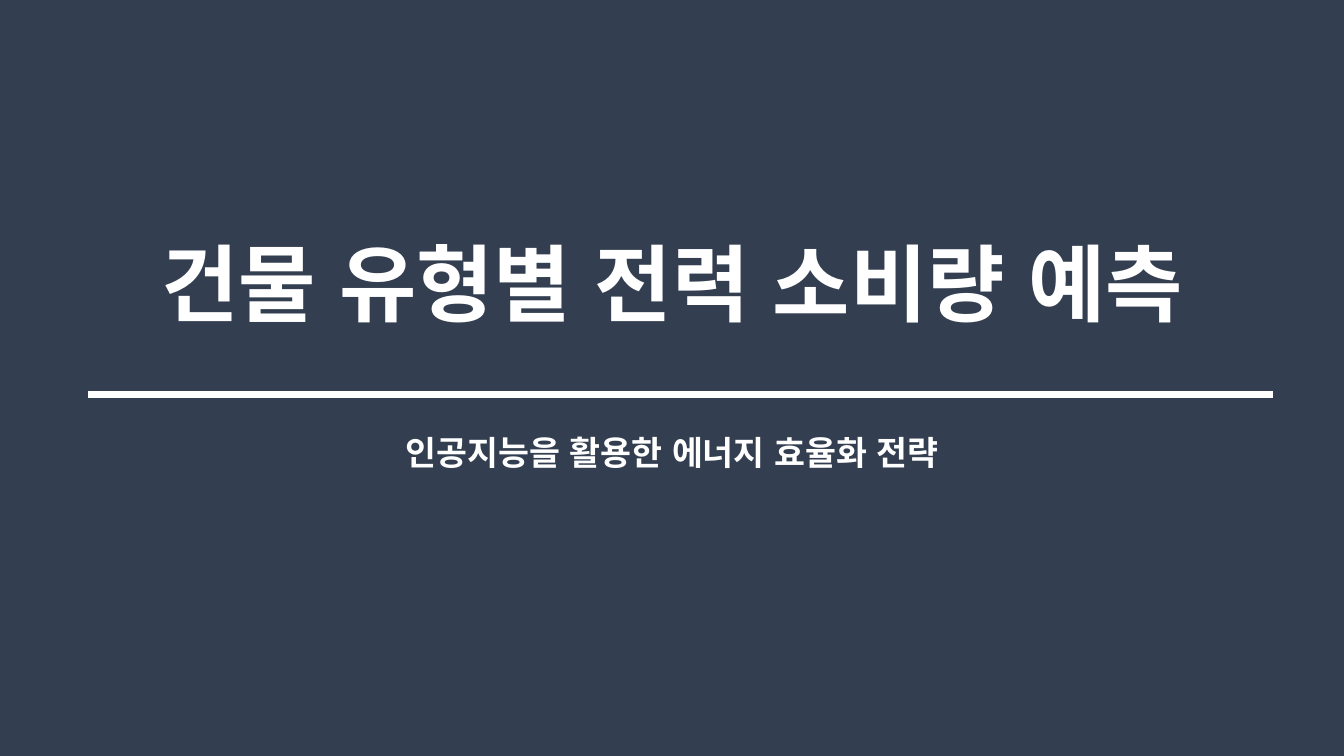
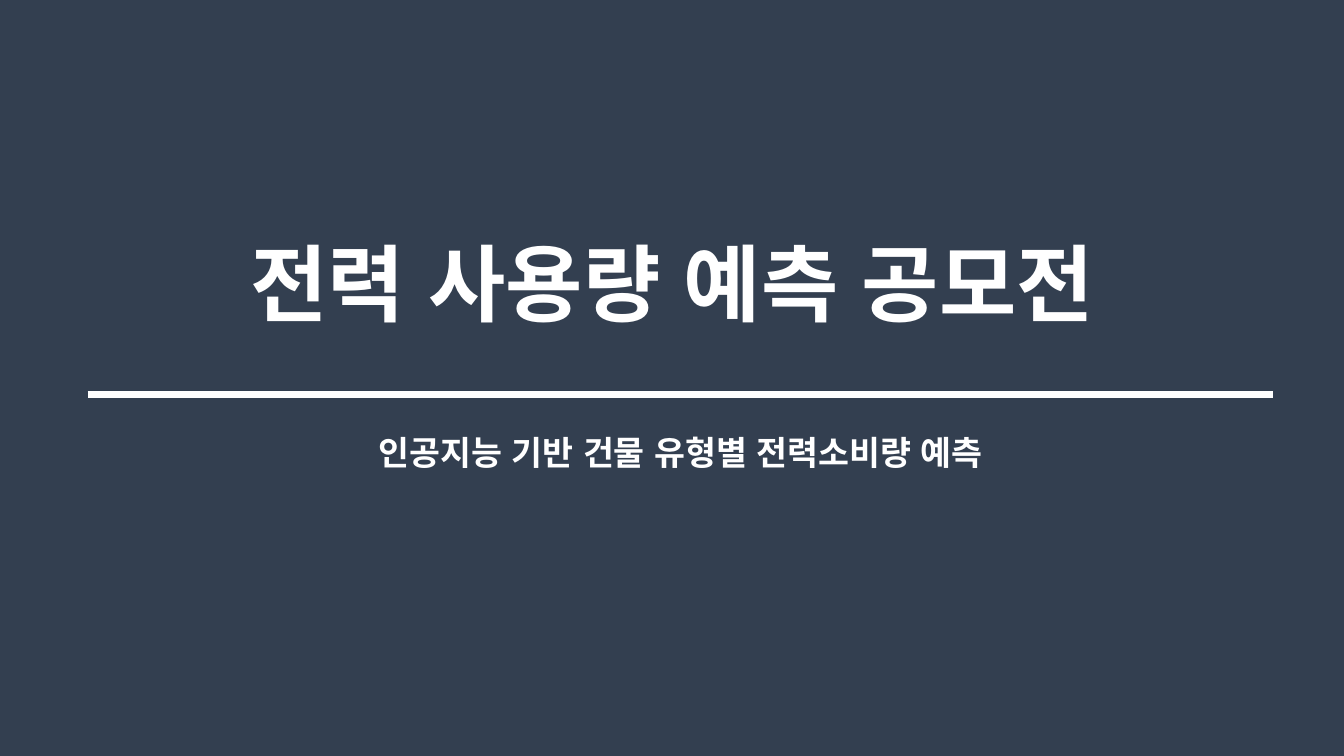
Before and after one commit to dongkieric98/-, a slide deck: slide 1 of electricity.pptx. Drawn at 1344x756 pixels with LibreOffice and Linux fonts; fonts in the diff are those of the drawing. Boxes give left, top, right and bottom in pixels: in the first picture for what was removed or moved away, otherwise in the second. Text is boxed around its words. In the diff, an @@ line names an element or a change of style, - is before the commit and + after.

```diff
--- a/electricity.pptx
+++ b/electricity.pptx
@@ title at bbox=[250, 244, 1094, 323]: text changed @@
-건물 유형별 전력 소비량 예측
+전력 사용량 예측 공모전
@@ subtitle at bbox=[379, 436, 982, 468]: text changed @@
-인공지능을 활용한 에너지 효율화 전략
+인공지능 기반 건물 유형별 전력소비량 예측
```
Also in this commit, not shown: 8 other slides changed, 15 slides added, 4 other files.
